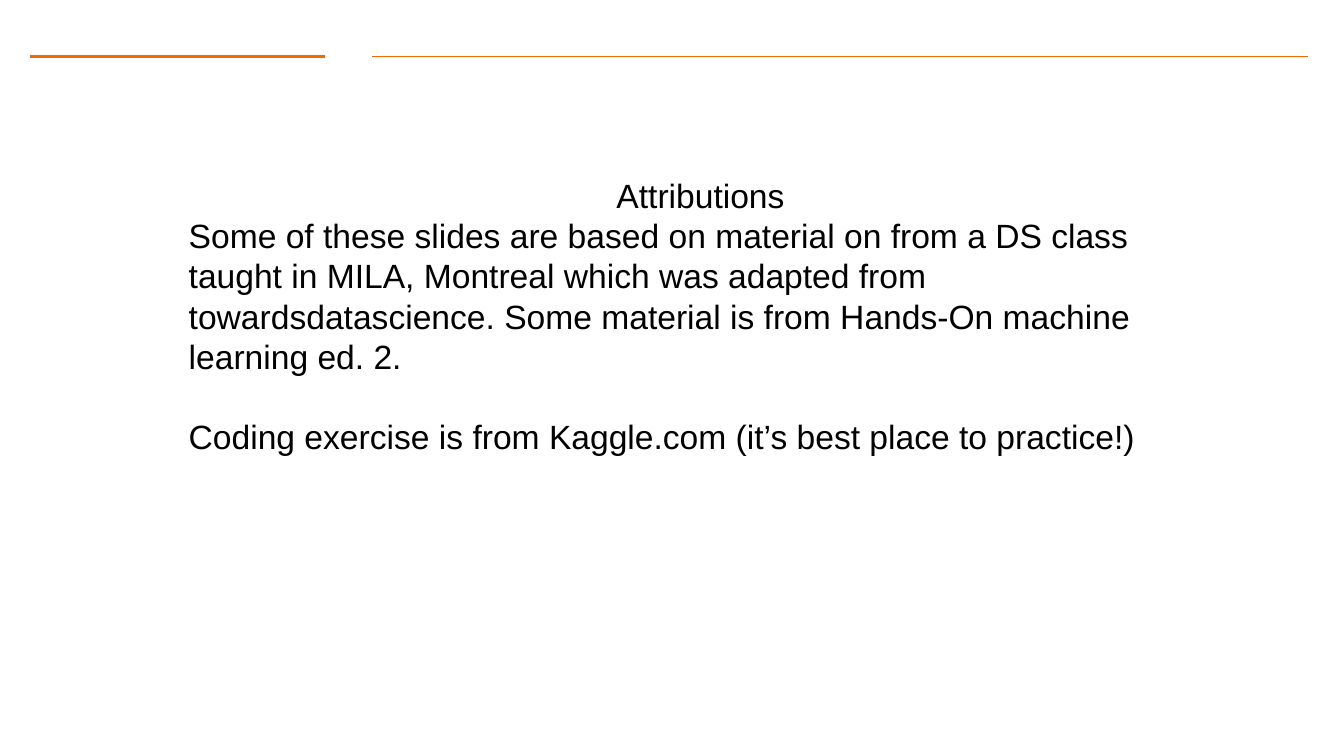
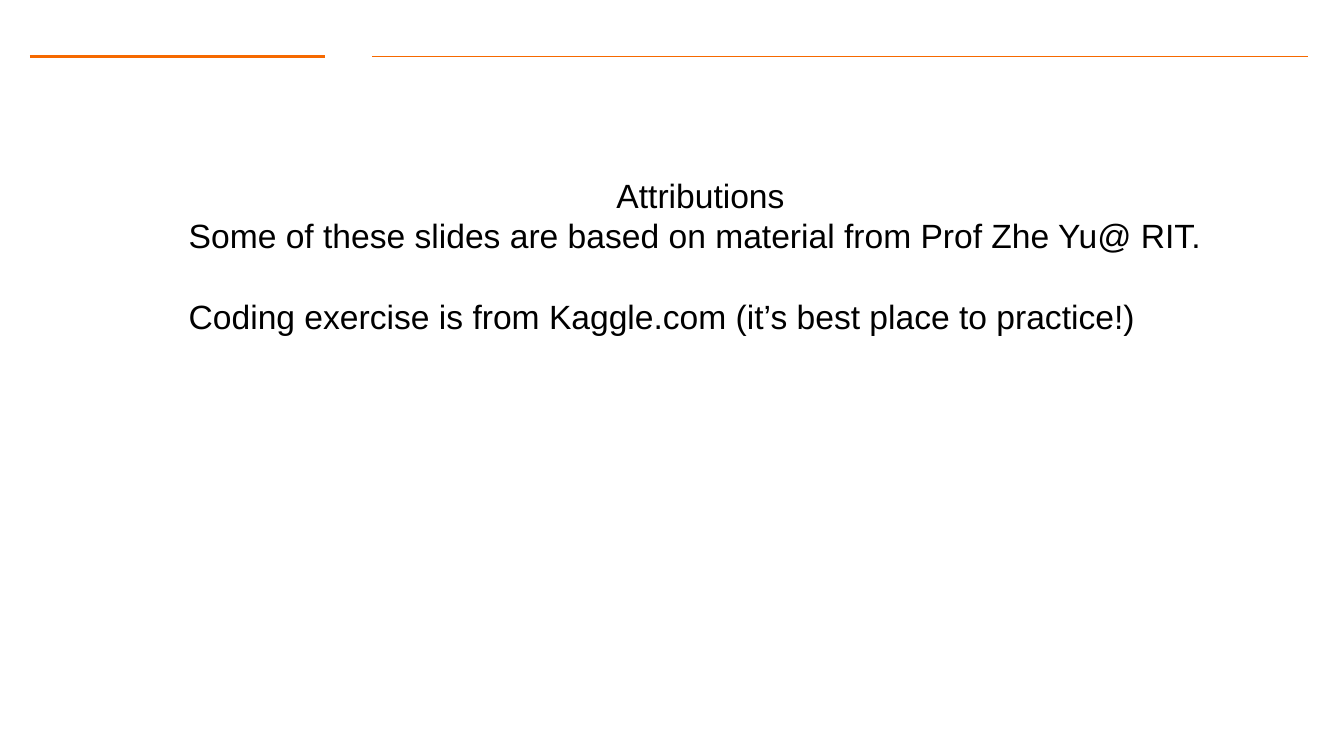
Before and after one commit to gk5951/RIT-DSCI-633-FDS, a slide deck: slide 18 of Syllabus/Lecture13/Lec13.pptx (slide 37 before the commit). Drawn at 1344x756 pixels with LibreOffice and Linux fonts; fonts in the diff are those of the drawing; background and template pictures are left out. Boxes give left, top, right and bottom in pixels: in the first picture for what was removed or moved away, otherwise in the second. Text is boxed around its words. In the diff, an @@ line names an element or a change of style, - is before the commit and + after.

Commit message:
Updated Slides Lec 12

```diff
--- a/Syllabus/Lecture13/Lec13.pptx
+++ b/Syllabus/Lecture13/Lec13.pptx
@@ text at (189, 223, 1201, 253): text changed @@
-  Some of these slides are based on material on from a DS class taught in MILA, Montreal which was adapted from towardsdatascience. Some material is from Hands-On machine learning ed. 2.
+  Some of these slides are based on material from Prof Zhe Yu@ RIT.
```
Also in this commit, not shown: 1 other slide changed, 16 slides added, 36 slides removed, 11 other files.
